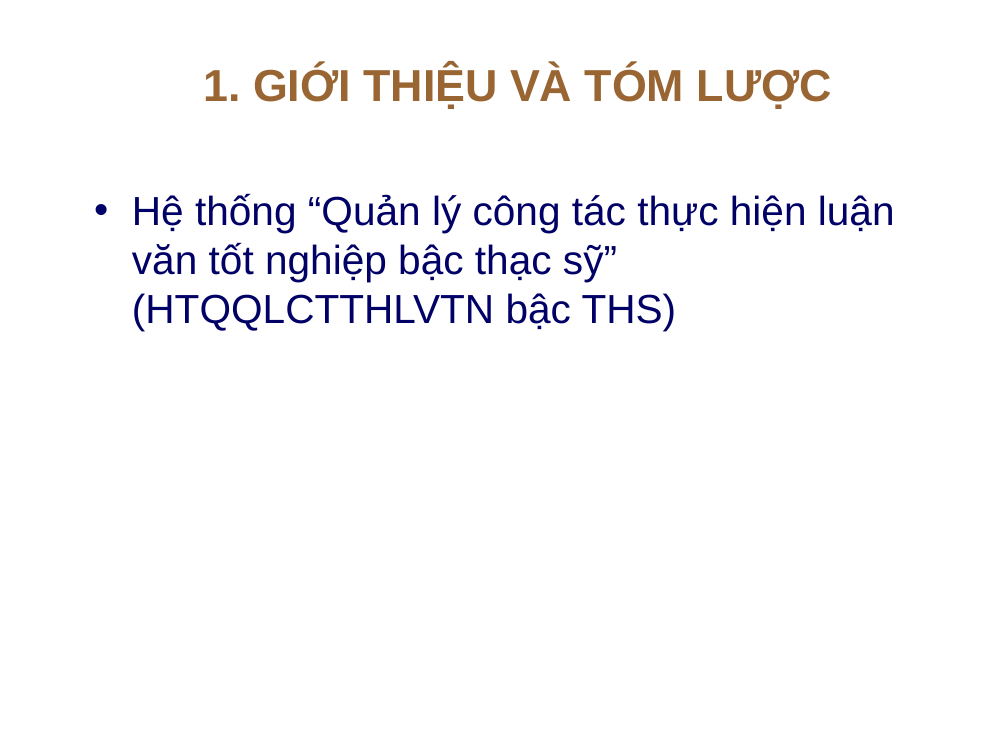
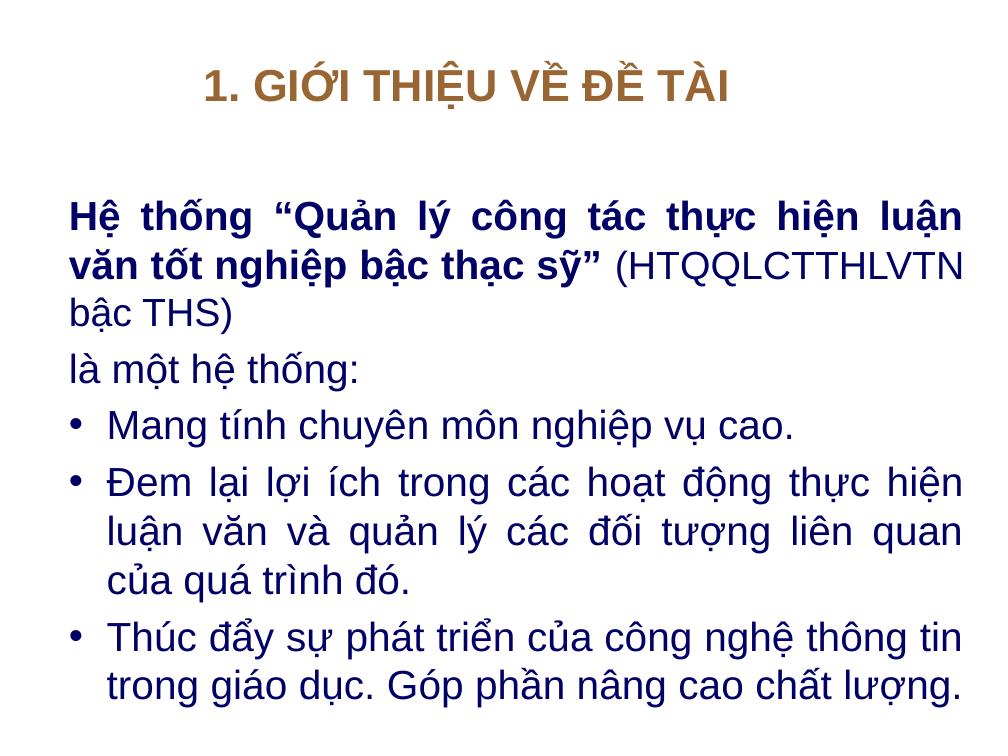
Before and after one commit to nhgiang196/luanvan, a slide deck: slide 3 of maubaocaolv.pptx. Drawn at 1008x756 pixels with LibreOffice and Linux fonts; fonts in the diff are those of the drawing; background and template pictures are left out. Boxes give left, top, right and bottom in pixels: in the first picture for what was removed or moved away, otherwise in the second. Text is boxed around its words. In the diff, an @@ line names an element or a change of style, - is before the commit and + after.

```diff
--- a/maubaocaolv.pptx
+++ b/maubaocaolv.pptx
@@ title at (x1=203, y1=66, x2=729, y2=109): text changed @@
-1. GIỚI THIỆU VÀ TÓM LƯỢC
+1. GIỚI THIỆU VỀ ĐỀ TÀI
@@ text "Hệ thống “Quản lý công ..." moved from (x1=132, y1=193, x2=895, y2=330) to (x1=69, y1=198, x2=964, y2=707) @@
@@ text at (x1=69, y1=198, x2=964, y2=334): size 29 to 28 pt in "(HTQQLCTTHLVTN bậc THS)"; bold on in "Hệ thống “Quản lý công tác thực ..."; alignment left to justified; bullet • to none @@
@@ text at (x1=69, y1=351, x2=964, y2=707): paragraphs added @@
+là một hệ thống:
+• Mang tính chuyên môn nghiệp vụ cao.
+• Đem lại lợi ích trong các hoạt động thực hiện luận văn và quản lý các đối tượng liên quan của quá trình đó.
+• Thúc đẩy sự phát triển của công nghệ thông tin trong giáo dục. Góp phần nâng cao chất lượng.
```
Also in this commit, not shown: 2 other slides changed, 17 slides added, 3 slides removed, 20 other files.
